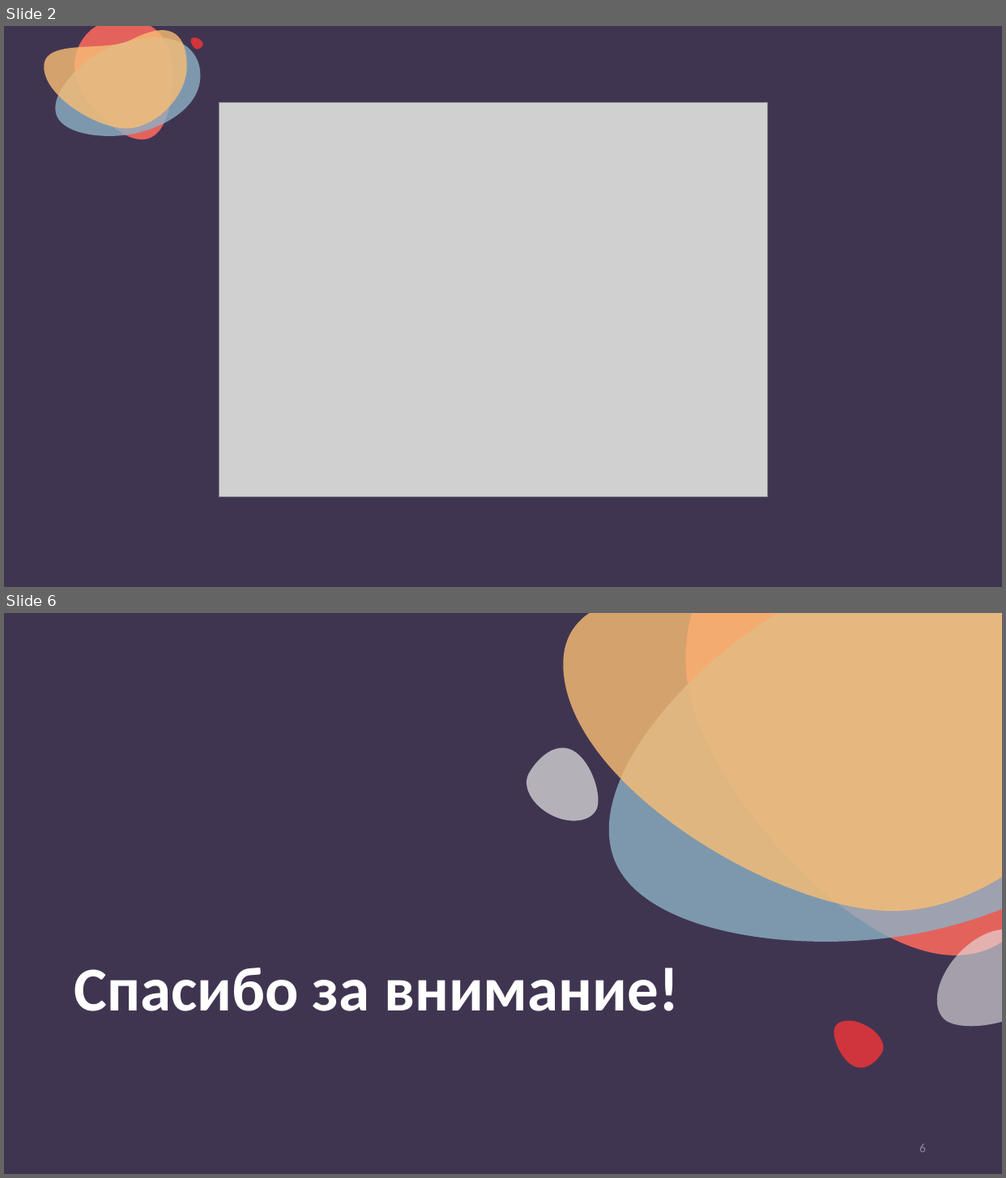
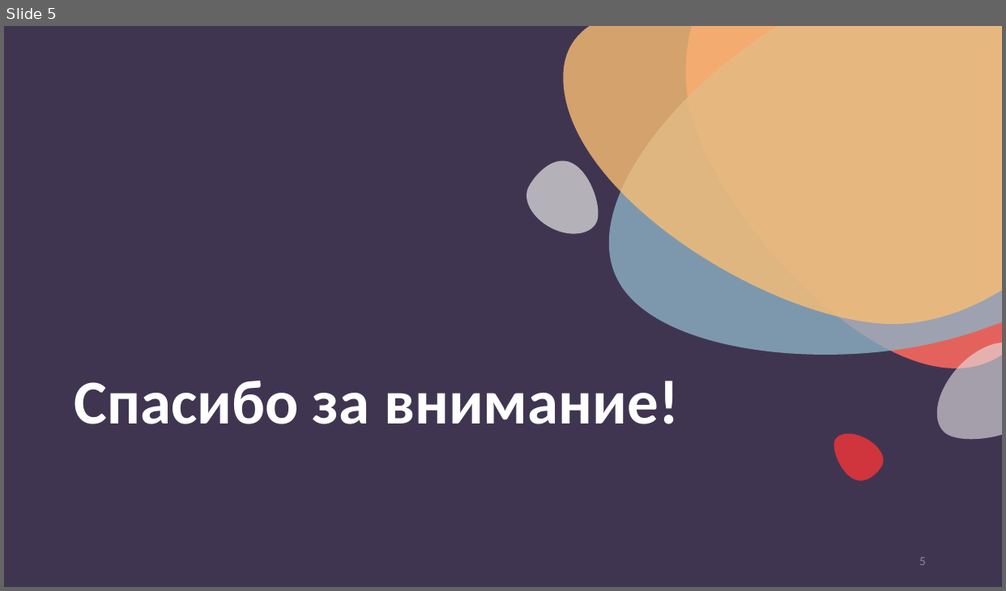
Before and after one commit to nesrv/python-for-odin.study, a slide deck: m6-3-audio-bd/презентация.pptx. Shown one above the other, each under a label of ours: slides 2 and 6 before the commit, slide 5 after it; the slides between them are not shown. The pictures are 1006x1178 and 1006x591 pixels, drawn with LibreOffice and Linux fonts; fonts in the diff are those of the drawing; grey boxes stand for pictures. Boxes give left, top, right and bottom in pixels: in the first picture for what was removed or moved away, otherwise in the second. Text is boxed around its words. In the diff, an @@ line names an element or a change of style, - is before the commit and + after.

```diff
--- a/m6-3-audio-bd/презентация.pptx
+++ b/m6-3-audio-bd/презентация.pptx
@@ slide 2 removed at [4, 26, 1002, 587], background #403551 @@
@@ freeform shape removed at [44, 31, 187, 129] @@
@@ freeform shape removed at [56, 37, 201, 136] @@
@@ freeform shape removed at [74, 26, 172, 139] @@
@@ freeform shape removed at [190, 37, 202, 49] @@
@@ picture removed at [219, 102, 768, 497] @@
@@ freeform shape removed at [77, 140, 95, 159] @@
@@ what was slide 6 is now slide 5 @@
```
Also in this commit, not shown: 1 slide changed, 3 slides added, 3 other slides removed, 7 other files.
